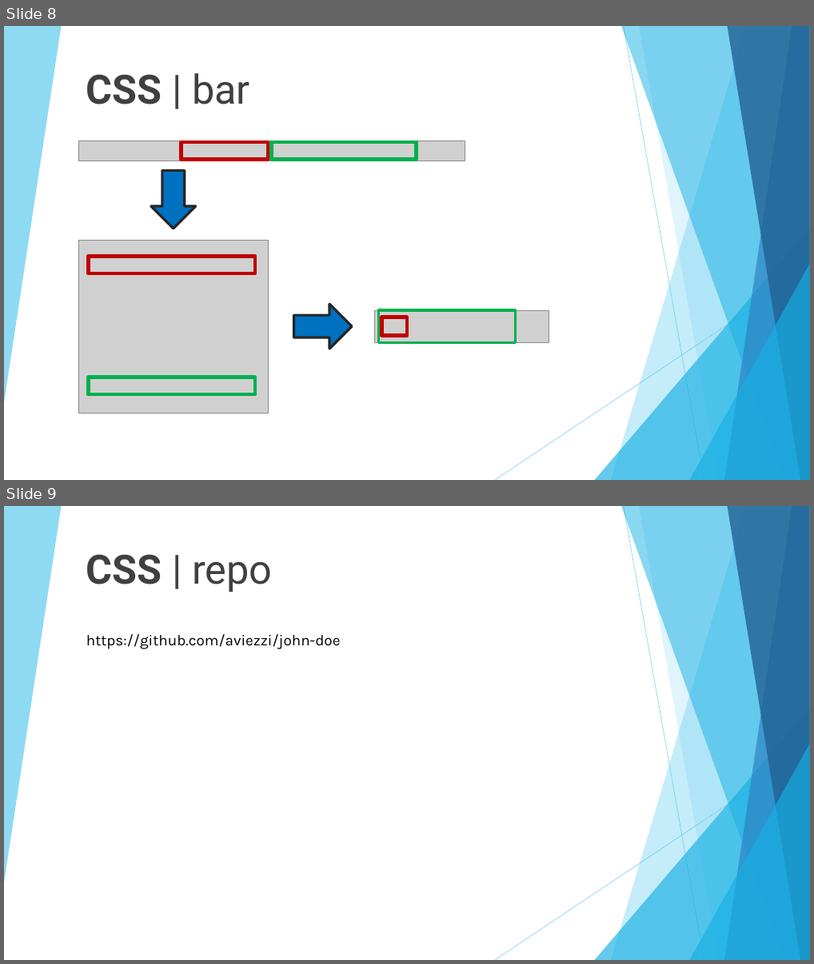
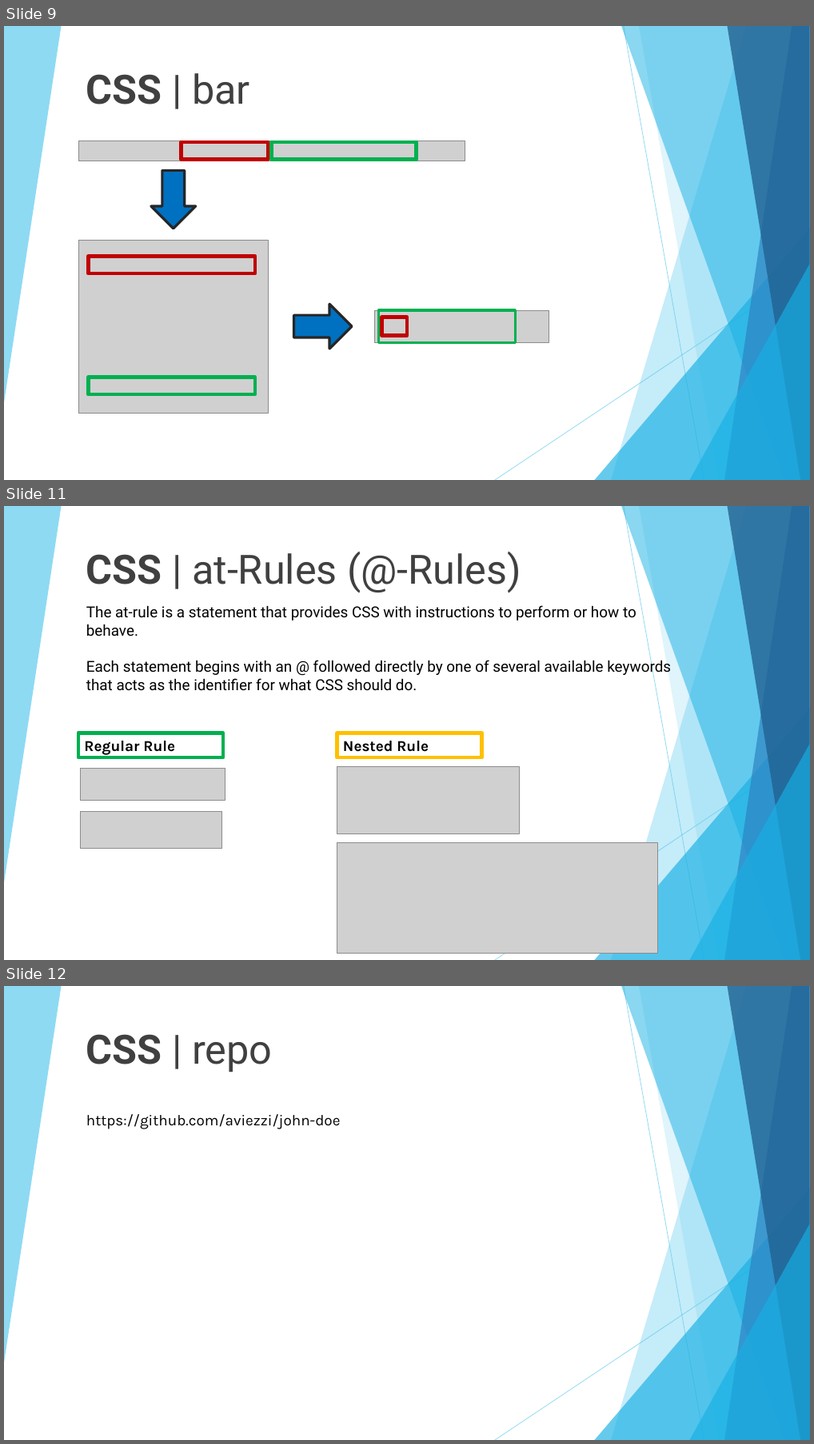
Before and after one commit to 01Primo/slides, a slide deck: 06_CSS_CV.pptx. Shown one above the other, each under a label of ours: slides 8 and 9 before the commit, slides 9, 11 and 12 after it; the slides between them are not shown. The pictures are 814x964 and 814x1444 pixels, drawn with LibreOffice and Linux fonts; fonts in the diff are those of the drawing; grey boxes stand for pictures. Boxes give left, top, right and bottom in pixels: in the first picture for what was removed or moved away, otherwise in the second. Text is boxed around its words. In the diff, an @@ line names an element or a change of style, - is before the commit and + after.

```diff
--- a/06_CSS_CV.pptx
+++ b/06_CSS_CV.pptx
@@ slide 11 added at (x1=4, y1=506, x2=810, y2=960), background #FFFFFF; not listed: 10 template elements that a slide beside it also shows @@
@@ title added at (x1=86, y1=552, x2=522, y2=592), 48 pt, text #404040 @@
+CSS | at-Rules (@-Rules)
@@ text added at (x1=86, y1=605, x2=671, y2=691), 18 pt, text #000000 @@
+The at-rule is a statement that provides CSS with instructions to perform or how to behave.
+Each statement begins with an @ followed directly by one of several available keywords that acts as the identifier for what CSS should do.
@@ rectangle added at (x1=78, y1=733, x2=223, y2=757), outline #00B050 4.5 pt, 18 pt, text #000000, bold @@
+Regular Rule
@@ rectangle added at (x1=338, y1=733, x2=482, y2=757), outline #FFC000 4.5 pt, 18 pt, text #000000, bold @@
+Nested Rule
@@ picture added at (x1=80, y1=768, x2=226, y2=800) @@
@@ picture added at (x1=338, y1=767, x2=519, y2=833) @@
@@ picture added at (x1=80, y1=811, x2=222, y2=848) @@
@@ picture added at (x1=338, y1=842, x2=658, y2=952) @@
@@ what was slide 8 is now slide 9 @@
@@ what was slide 9 is now slide 12 @@
```
Also in this commit, not shown: 2 other slides added.
